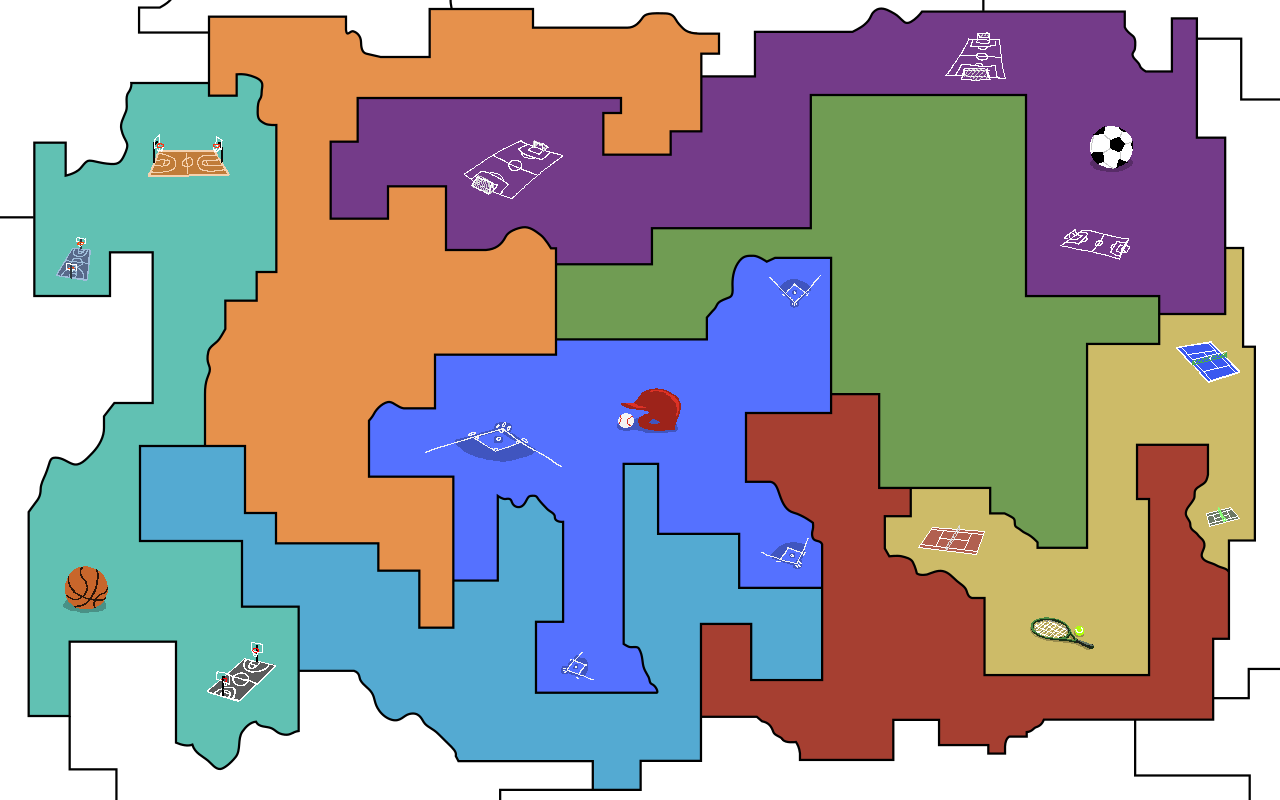
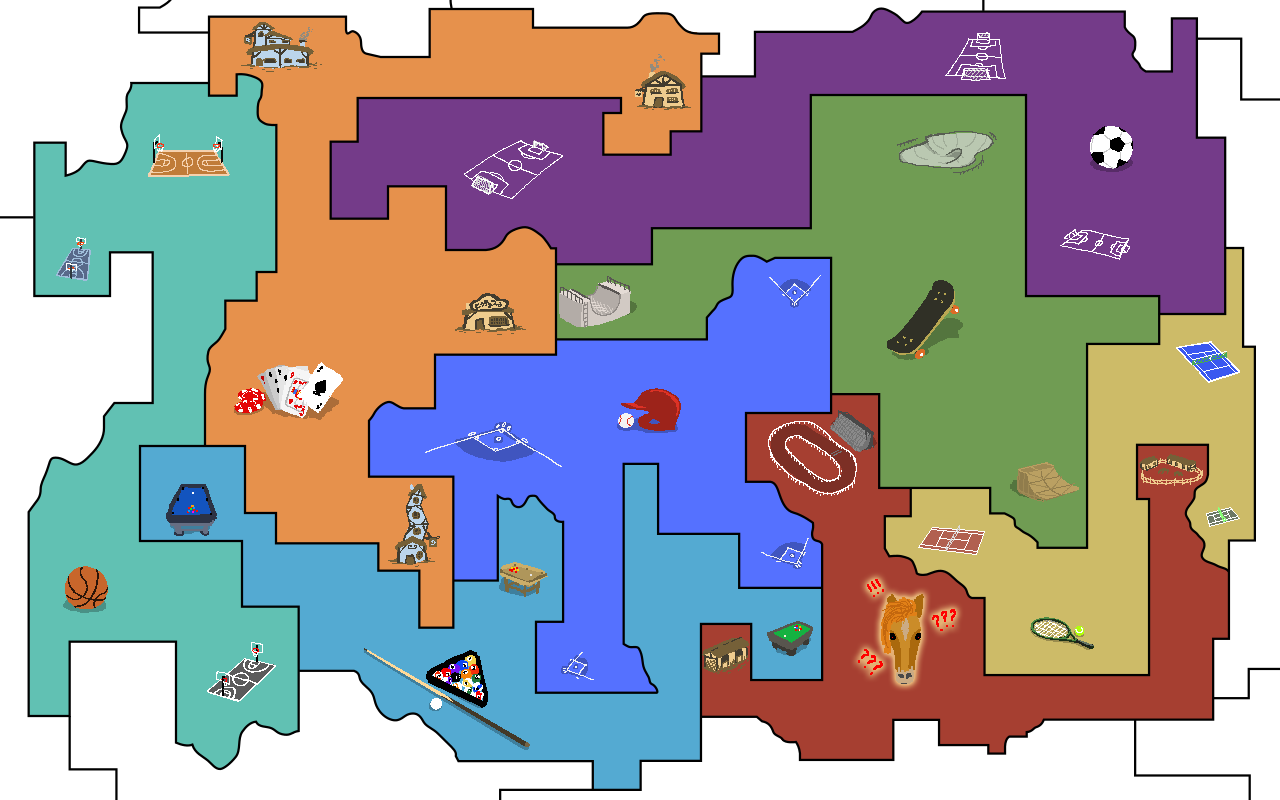
Layer changes from the first w=1280, h=800 image to the second:
added group "HORNSE" with 4 layers in group "sports" over [702, 410, 1203, 684]
added group "Group 1" with 2 layers in group "HORNSE" over [858, 579, 956, 684]
added layer "Layer 11" in group "Group 1" over [858, 579, 956, 675]
added layer "face of death" in group "Group 1" over [881, 594, 924, 684]
added layer "Layer 10" in group "HORNSE" over [702, 410, 1203, 674]
added group "pool" with 1 layers in group "sports" over [166, 484, 813, 747]
added layer "Layer 9" in group "pool" over [166, 484, 813, 747]
added group "skateboards" with 1 layers in group "sports" over [559, 131, 1079, 502]
added layer "Layer 7" in group "skateboards" over [559, 131, 1079, 502]
added group "cards" with 1 layers in group "sports" over [234, 22, 691, 567]
added layer "Layer 6" in group "cards" over [234, 22, 691, 567]
painted on "ground shadow" over [170, 300, 1043, 750]
